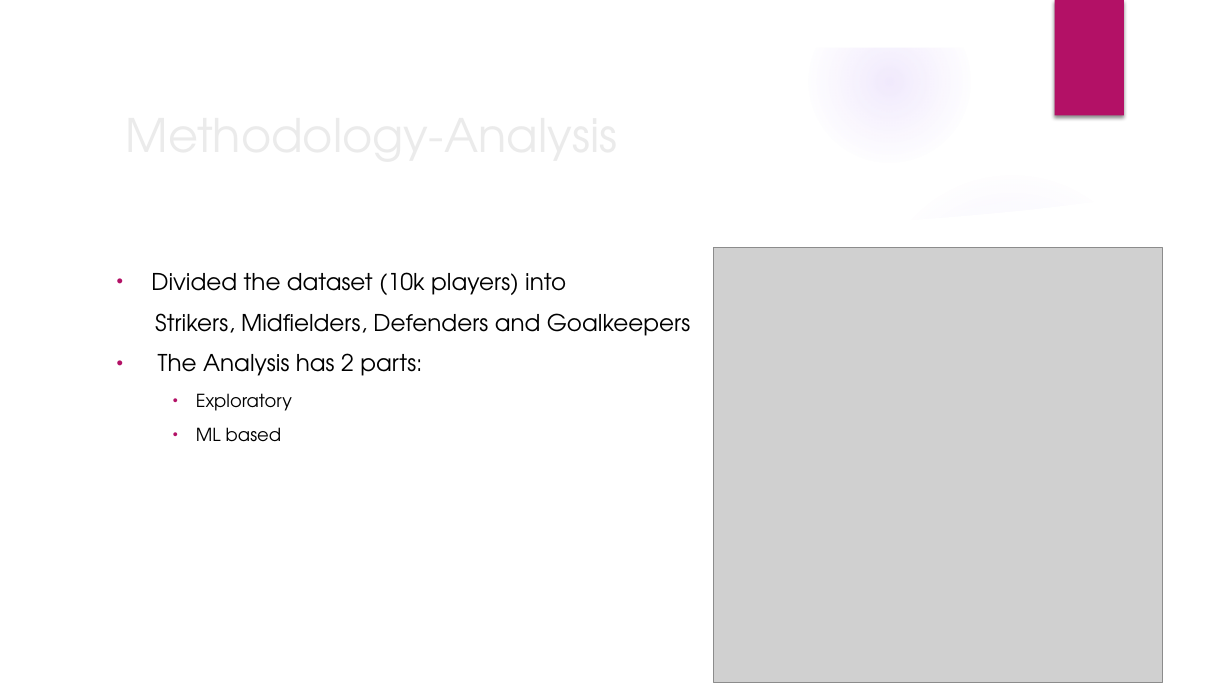
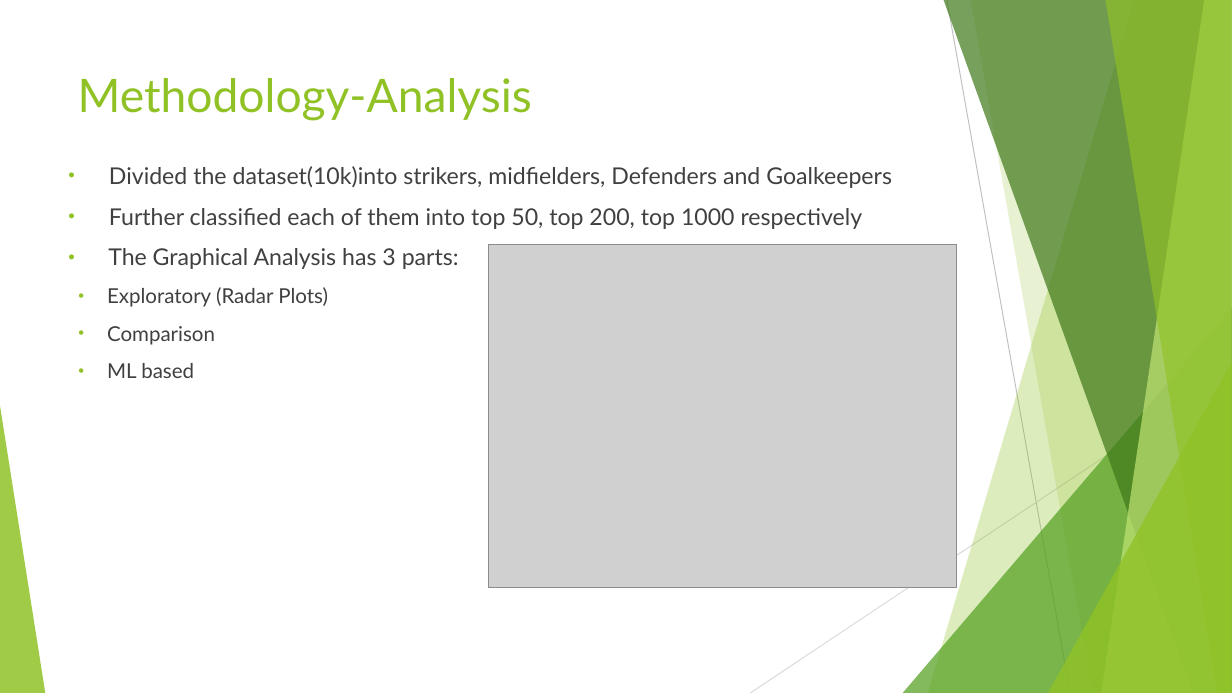
Before and after one commit to sharax/ECE_143_Group_11, a slide deck: slide 4 of ECE_143.pptx. Drawn at 1232x693 pixels with LibreOffice and Linux fonts; fonts in the diff are those of the drawing; grey boxes stand for pictures; background and template pictures are left out. Boxes give left, top, right and bottom in pixels: in the first picture for what was removed or moved away, otherwise in the second. Text is boxed around its words. In the diff, an @@ line names an element or a change of style, - is before the commit and + after.

```diff
--- a/ECE_143.pptx
+++ b/ECE_143.pptx
@@ group removed at (x1=0, y1=0, x2=1232, y2=693): 5 ellipses, 3 freeform shapes @@
@@ rectangle removed at (x1=1055, y1=0, x2=1124, y2=116) @@
@@ title "Methodology-Analysis" moved from (x1=203, y1=354, x2=289, y2=376) to (x1=78, y1=78, x2=532, y2=121) @@
@@ title "Methodology-Analysis" at (x1=78, y1=78, x2=532, y2=121): font TeX Gyre Adventor to Lato, text colour #EBEBEB to #90C226; vertical alignment middle to top @@
@@ text "Divided the dataset(10k)into strikers, midfielders, ..." moved from (x1=151, y1=272, x2=690, y2=442) to (x1=107, y1=166, x2=892, y2=378) @@
@@ text at (x1=107, y1=166, x2=892, y2=345): text changed; font TeX Gyre Adventor to Lato; text colour #000000 to #404040 @@
-• Divided the dataset (10k players) into
-Strikers, Midfielders, Defenders and Goalkeepers
-• The Analysis has 2 parts:
-    • Exploratory
+• Divided the dataset(10k)into strikers, midfielders, Defenders and Goalkeepers
+• Further classified each of them into top 50, top 200, top 1000 respectively
+• The Graphical Analysis has 3 parts:
+  • Exploratory (Radar Plots)
+  • Comparison
@@ picture added at (x1=489, y1=244, x2=957, y2=587) @@
@@ picture removed at (x1=714, y1=248, x2=1163, y2=682) @@
@@ text at (x1=107, y1=363, x2=194, y2=378): size 14 to 16 pt, font TeX Gyre Adventor to Lato, text colour #000000 to #404040 in "ML based"; list level 3 to 2 in "ML based"; bullet colour #B31166 to #90C226 @@
@@ group added at (x1=0, y1=0, x2=1232, y2=693): 5 freeform shapes, 3 triangles, 2 lines @@
```
Also in this commit, not shown: 11 other slides changed, 6 slides added, 7 slides removed.
